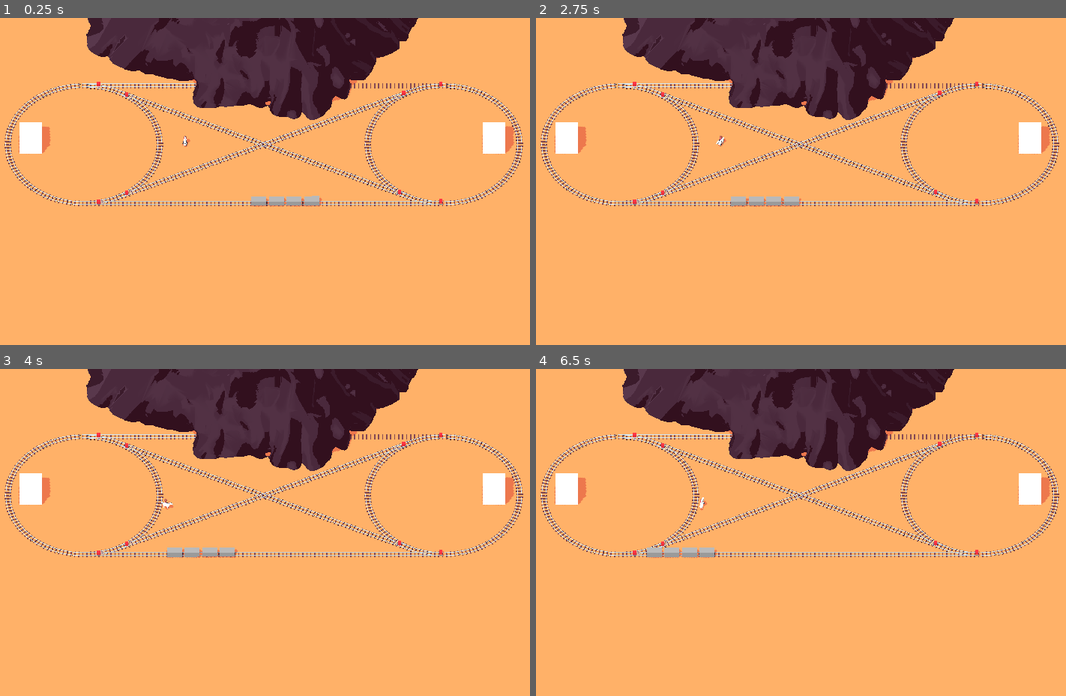
Above: before the commit, frames 1-4 (two rows, left to right).
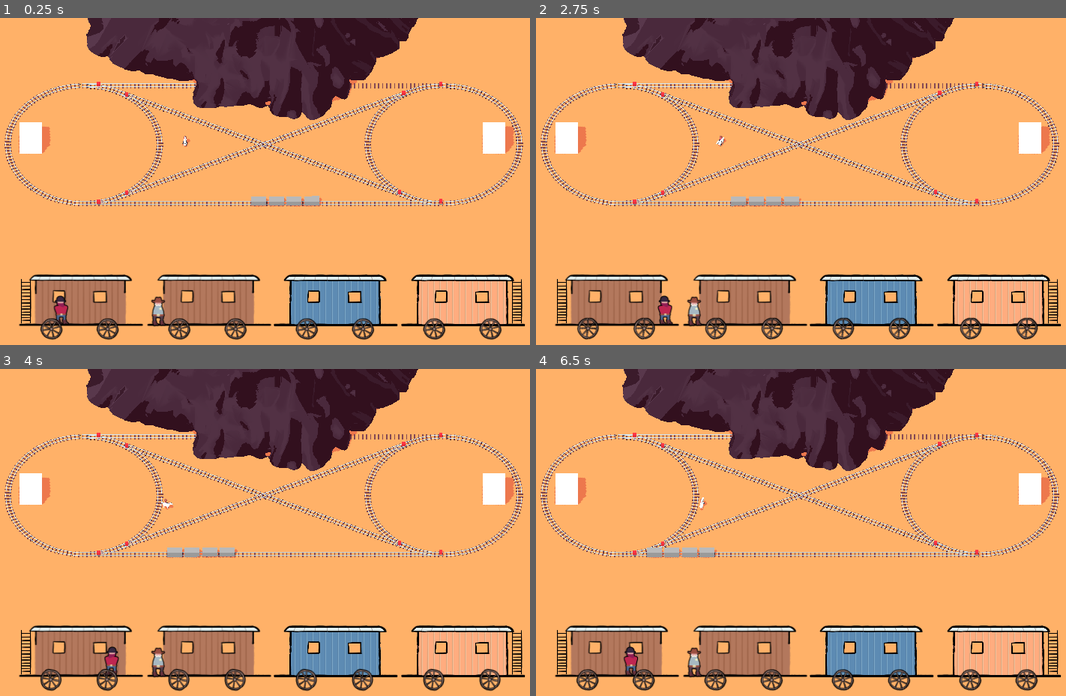
Above: after the commit, the same moments.

Repository: Miltage/train-heist
Game: Godot game, scene res://scenes/main.tscn
The game is run twice, just before and just after one commit, with the same random seed, the same clock (stepped at 60 frames per second) and the same inputs.
Inputs:
- Up to frame 1 (0.25 s): no input
- Up to frame 2 (2.75 s): hold D (steer_right) 0.53-1.28 s; hold S (move_backward, bound only after the commit) 1.28-2.03 s; hold D (steer_right) from 2.03 s (still down)
- Up to frame 3 (4 s): release D (steer_right) at 2.78 s; hold W (move_forward) 2.78-3.53 s; hold A (steer_left) from 3.53 s (still down)
- Up to frame 4 (6.5 s): release A (steer_left) at 5.03 s; hold S (move_backward, bound only after the commit) 5.03-5.78 s; hold D (steer_right) from 5.78 s (still down)

The runs differ from the first frame. In frame 1, 11% of the frame differs, in the area x 3-100%, y 36-99%; in frame 2, 11%; in frame 3, 11%; in frame 4, 11%.

Commit message:
Add 2D train stuff

Diff:
--- a/project.godot
+++ b/project.godot
@@ -19,6 +19,7 @@
 
 window/size/viewport_width=1280
 window/size/viewport_height=720
+window/size/resizable=false
 
 [filesystem]
 
@@ -42,6 +43,12 @@
 "deadzone": 0.2,
 "events": [Object(InputEventKey,"resource_local_to_scene":false,"resource_name":"","device":-1,"window_id":0,"alt_press …(192 unchanged characters)…
 , Object(InputEventKey,"resource_local_to_scene":false,"resource_name":"","device":-1,"window_id":0,"alt_pressed":false …(186 unchanged characters)…
+]
+}
+move_backward={
+"deadzone": 0.2,
+"events": [Object(InputEventKey,"resource_local_to_scene":false,"resource_name":"","device":-1,"window_id":0,"alt_pressed":false,"shift_pressed":false,"ctrl_pressed":false,"meta_pressed":false,"pressed":false,"keycode":0,"physical_keycode":83,"key_label":0,"unicode":115,"location":0,"echo":false,"script":null)
+, Object(InputEventKey,"resource_local_to_scene":false,"resource_name":"","device":-1,"window_id":0,"alt_pressed":false,"shift_pressed":false,"ctrl_pressed":false,"meta_pressed":false,"pressed":false,"keycode":0,"physical_keycode":4194322,"key_label":0,"unicode":0,"location":0,"echo":false,"script":null)
 ]
 }
 
--- /dev/null
+++ b/scenes/bandit.tscn
@@ -0,0 +1,18 @@
+[gd_scene load_steps=4 format=3 uid="uid://irdqu84riblt"]
+
+[ext_resource type="Texture2D" uid="uid://wu6xnn55tuhc" path="res://krita/bandit.png" id="1_gvbh8"]
+[ext_resource type="Script" uid="uid://bb6dt15bay8ml" path="res://scripts/Bandit.gd" id="1_wjvvg"]
+
+[sub_resource type="CapsuleShape2D" id="CapsuleShape2D_gvbh8"]
+radius = 34.0
+height = 144.0
+
+[node name="Bandit" type="CharacterBody2D"]
+script = ExtResource("1_wjvvg")
+
+[node name="Sprite2D" type="Sprite2D" parent="."]
+texture = ExtResource("1_gvbh8")
+
+[node name="CollisionShape2D" type="CollisionShape2D" parent="."]
+position = Vector2(0, 4)
+shape = SubResource("CapsuleShape2D_gvbh8")
--- /dev/null
+++ b/scenes/carriage_2d.tscn
@@ -0,0 +1,35 @@
+[gd_scene load_steps=6 format=3 uid="uid://cl4ugtlkr2pph"]
+
+[ext_resource type="Texture2D" uid="uid://pa6vy4kfrf1m" path="res://krita/carriage.png" id="1_nolpt"]
+[ext_resource type="Script" uid="uid://1so8prxcsae2" path="res://scripts/Carriage2D.gd" id="2_7cqo1"]
+
+[sub_resource type="RectangleShape2D" id="RectangleShape2D_le8ex"]
+size = Vector2(684, 20)
+
+[sub_resource type="RectangleShape2D" id="RectangleShape2D_7cqo1"]
+size = Vector2(530, 20)
+
+[sub_resource type="RectangleShape2D" id="RectangleShape2D_jka0q"]
+size = Vector2(20, 72)
+
+[node name="Carriage" type="Sprite2D"]
+texture = ExtResource("1_nolpt")
+script = ExtResource("2_7cqo1")
+
+[node name="StaticBody2D" type="StaticBody2D" parent="."]
+
+[node name="CollisionShape2D" type="CollisionShape2D" parent="StaticBody2D"]
+position = Vector2(0, 137)
+shape = SubResource("RectangleShape2D_le8ex")
+
+[node name="CollisionShape2D2" type="CollisionShape2D" parent="StaticBody2D"]
+position = Vector2(0, -120)
+shape = SubResource("RectangleShape2D_7cqo1")
+
+[node name="CollisionShape2D3" type="CollisionShape2D" parent="StaticBody2D"]
+position = Vector2(-244, -72)
+shape = SubResource("RectangleShape2D_jka0q")
+
+[node name="CollisionShape2D4" type="CollisionShape2D" parent="StaticBody2D"]
+position = Vector2(233, -72)
+shape = SubResource("RectangleShape2D_jka0q")
--- /dev/null
+++ b/scenes/ladder.tscn
@@ -0,0 +1,19 @@
+[gd_scene load_steps=4 format=3 uid="uid://byet87hxjcpvt"]
+
+[ext_resource type="Script" uid="uid://ro82nsu8osbu" path="res://scripts/Ladder.gd" id="1_xb1tl"]
+[ext_resource type="Texture2D" uid="uid://v0ytiita6am3" path="res://krita/ladder.png" id="1_xxwne"]
+
+[sub_resource type="RectangleShape2D" id="RectangleShape2D_xb1tl"]
+size = Vector2(66, 250)
+
+[node name="Ladder" type="Area2D"]
+script = ExtResource("1_xb1tl")
+
+[node name="Sprite2D" type="Sprite2D" parent="."]
+texture = ExtResource("1_xxwne")
+
+[node name="CollisionShape2D" type="CollisionShape2D" parent="."]
+shape = SubResource("RectangleShape2D_xb1tl")
+
+[connection signal="body_entered" from="." to="." method="_on_body_entered"]
+[connection signal="body_exited" from="." to="." method="_on_body_exited"]
--- a/scenes/main.tscn
+++ b/scenes/main.tscn
@@ -7,6 +7,7 @@
 [ext_resource type="PackedScene" uid="uid://cj662rcnm3kv3" path="res://scenes/train.tscn" id="6_o6xl0"]
 [ext_resource type="PackedScene" uid="uid://o4y1iiqqeyhc" path="res://scenes/track_switch.tscn" id="6_tefeu"]
 [ext_resource type="PackedScene" uid="uid://dpe02uec1ahlq" path="res://scenes/player.tscn" id="7_o6xl0"]
+[ext_resource type="PackedScene" uid="uid://brbwxgxrrsa7n" path="res://scenes/train_2d.tscn" id="8_tipki"]
 
 [sub_resource type="ShaderMaterial" id="ShaderMaterial_jyhfs"]
 render_priority = 0
@@ -21,24 +22,6 @@
 shader_parameter/_rim_size = 1.0
 shader_parameter/_rim_smoothness = 0.01
 
-[sub_resource type="SphereShape3D" id="SphereShape3D_o6xl0"]
-radius = 2.0
-
-[sub_resource type="SphereShape3D" id="SphereShape3D_tipki"]
-radius = 2.27648
-
-[sub_resource type="SphereShape3D" id="SphereShape3D_85g3d"]
-radius = 1.00213
-
-[sub_resource type="SphereShape3D" id="SphereShape3D_choun"]
-radius = 0.640292
-
-[sub_resource type="BoxShape3D" id="BoxShape3D_85g3d"]
-size = Vector3(15.2109, 1, 1)
-
-[sub_resource type="BoxShape3D" id="BoxShape3D_ya4ey"]
-size = Vector3(11.333, 1, 1)
-
 [sub_resource type="ShaderMaterial" id="ShaderMaterial_sugp2"]
 render_priority = 0
 shader = ExtResource("2_sugp2")
@@ -52,6 +35,24 @@
 shader_parameter/_rim_size = 0.41
 shader_parameter/_rim_smoothness = 0.0
 
+[sub_resource type="SphereShape3D" id="SphereShape3D_o6xl0"]
+radius = 2.0
+
+[sub_resource type="SphereShape3D" id="SphereShape3D_tipki"]
+radius = 2.27648
+
+[sub_resource type="SphereShape3D" id="SphereShape3D_85g3d"]
+radius = 1.00213
+
+[sub_resource type="SphereShape3D" id="SphereShape3D_choun"]
+radius = 0.640292
+
+[sub_resource type="BoxShape3D" id="BoxShape3D_85g3d"]
+size = Vector3(15.2109, 1, 1)
+
+[sub_resource type="BoxShape3D" id="BoxShape3D_ya4ey"]
+size = Vector3(11.333, 1, 1)
+
 [sub_resource type="BoxShape3D" id="BoxShape3D_o6xl0"]
 size = Vector3(50, 1, 1)
 
@@ -106,6 +107,9 @@
 [node name="Floor" parent="map" index="6"]
 surface_material_override/0 = SubResource("ShaderMaterial_jyhfs")
 
+[node name="Mountain" parent="map" index="7"]
+surface_material_override/0 = SubResource("ShaderMaterial_sugp2")
+
 [node name="MountainCollision" type="StaticBody3D" parent="map"]
 transform = Transform3D(1, 0, 0, 0, -4.37114e-08, 1, 0, -1, -4.37114e-08, 0, 1.93729, 0.399799)
 
@@ -180,9 +184,6 @@
 [node name="Wall2" type="CollisionShape3D" parent="map/MountainCollision"]
 transform = Transform3D(1, 0, 0, 0, 1, 0, 0, 0, 1, 0.19397, 6.10135, -1.36124)
 shape = SubResource("BoxShape3D_ya4ey")
-
-[node name="Mountain" parent="map" index="8"]
-surface_material_override/0 = SubResource("ShaderMaterial_sugp2")
 
 [node name="Boundaries" type="StaticBody3D" parent="map"]
 
@@ -293,4 +294,7 @@
 [node name="Player" parent="." instance=ExtResource("7_o6xl0")]
 transform = Transform3D(1, 0, 0, 0, 1, 0, 0, 0, 1, -7, 0, -0.130847)
 
+[node name="Train2D" parent="." instance=ExtResource("8_tipki")]
+position = Vector2(77, 515)
+
 [editable path="map"]
--- /dev/null
+++ b/scenes/train_2d.tscn
@@ -0,0 +1,114 @@
+[gd_scene load_steps=12 format=3 uid="uid://brbwxgxrrsa7n"]
+
+[ext_resource type="PackedScene" uid="uid://cl4ugtlkr2pph" path="res://scenes/carriage_2d.tscn" id="1_a8ued"]
+[ext_resource type="Script" uid="uid://bjmx3r3rihifq" path="res://scripts/Train2D.gd" id="1_qe48q"]
+[ext_resource type="Texture2D" uid="uid://dh4flpxjuanh6" path="res://krita/sheriff.png" id="3_823e8"]
+[ext_resource type="PackedScene" uid="uid://irdqu84riblt" path="res://scenes/bandit.tscn" id="3_jwsgh"]
+[ext_resource type="Texture2D" uid="uid://cjtxq5hhngj8g" path="res://krita/front4.png" id="4_kgevx"]
+[ext_resource type="Texture2D" uid="uid://0rvxjh72r8ye" path="res://krita/front2.png" id="6_ac5vk"]
+[ext_resource type="Texture2D" uid="uid://cwyhyb5clg7uv" path="res://krita/front3.png" id="7_jwsgh"]
+[ext_resource type="Texture2D" uid="uid://23cks6cw1hkv" path="res://krita/front1.png" id="8_mnbqa"]
+[ext_resource type="Texture2D" uid="uid://cac3njo8rfe5f" path="res://krita/wheel.png" id="9_jwsgh"]
+[ext_resource type="PackedScene" uid="uid://byet87hxjcpvt" path="res://scenes/ladder.tscn" id="10_mnbqa"]
+
+[sub_resource type="RectangleShape2D" id="RectangleShape2D_jwsgh"]
+size = Vector2(22.5, 462.5)
+
+[node name="Train2D" type="Node2D"]
+texture_filter = 6
+scale = Vector2(0.4, 0.4)
+script = ExtResource("1_qe48q")
+
+[node name="Ladder" parent="." instance=ExtResource("10_mnbqa")]
+position = Vector2(102.5, 222.5)
+scale = Vector2(1, 1)
+
+[node name="Ladder2" parent="." instance=ExtResource("10_mnbqa")]
+position = Vector2(2722.5, 222.5)
+scale = Vector2(1, 1)
+
+[node name="Carriage1" parent="." instance=ExtResource("1_a8ued")]
+position = Vector2(398, 216)
+
+[node name="Carriage2" parent="." instance=ExtResource("1_a8ued")]
+position = Vector2(1082, 216)
+
+[node name="Carriage3" parent="." instance=ExtResource("1_a8ued")]
+position = Vector2(1756, 216)
+
+[node name="Carriage4" parent="." instance=ExtResource("1_a8ued")]
+position = Vector2(2436, 216)
+
+[node name="Bandit" parent="." instance=ExtResource("3_jwsgh")]
+position = Vector2(290, 257.5)
+
+[node name="Sheriff" type="Sprite2D" parent="."]
+position = Vector2(810, 272.5)
+texture = ExtResource("3_823e8")
+
+[node name="Front1" type="Sprite2D" parent="."]
+visible = false
+position = Vector2(397.5, 217.5)
+texture = ExtResource("4_kgevx")
+
+[node name="Front2" type="Sprite2D" parent="."]
+visible = false
+position = Vector2(1082.5, 217.5)
+texture = ExtResource("6_ac5vk")
+
+[node name="Front3" type="Sprite2D" parent="."]
+position = Vector2(1757.5, 217.5)
+texture = ExtResource("7_jwsgh")
+
+[node name="Front4" type="Sprite2D" parent="."]
+position = Vector2(2437.5, 217.5)
+texture = ExtResource("8_mnbqa")
+
+[node name="Wheel1" type="Sprite2D" parent="."]
+position = Vector2(2280, 367.5)
+texture = ExtResource("9_jwsgh")
+
+[node name="Wheel2" type="Sprite2D" parent="."]
+position = Vector2(2580, 367.5)
+texture = ExtResource("9_jwsgh")
+
+[node name="Wheel3" type="Sprite2D" parent="."]
+position = Vector2(1600, 367.5)
+texture = ExtResource("9_jwsgh")
+
+[node name="Wheel4" type="Sprite2D" parent="."]
+position = Vector2(1900, 367.5)
+texture = ExtResource("9_jwsgh")
+
+[node name="Wheel5" type="Sprite2D" parent="."]
+position = Vector2(920, 367.5)
+texture = ExtResource("9_jwsgh")
+
+[node name="Wheel6" type="Sprite2D" parent="."]
+position = Vector2(1220, 367.5)
+texture = ExtResource("9_jwsgh")
+
+[node name="Wheel7" type="Sprite2D" parent="."]
+position = Vector2(237.5, 367.5)
+texture = ExtResource("9_jwsgh")
+
+[node name="Wheel8" type="Sprite2D" parent="."]
+position = Vector2(537.501, 367.5)
+texture = ExtResource("9_jwsgh")
+
+[node name="Boundaries" type="StaticBody2D" parent="."]
+
+[node name="CollisionShape2D" type="CollisionShape2D" parent="Boundaries"]
+position = Vector2(21.25, 131.25)
+scale = Vector2(1, 1)
+shape = SubResource("RectangleShape2D_jwsgh")
+
+[node name="CollisionShape2D2" type="CollisionShape2D" parent="Boundaries"]
+position = Vector2(2808.75, 131.25)
+scale = Vector2(1, 1)
+shape = SubResource("RectangleShape2D_jwsgh")
+
+[node name="CollisionShape2D3" type="CollisionShape2D" parent="Boundaries"]
+position = Vector2(2808.75, 131.25)
+scale = Vector2(1, 1)
+shape = SubResource("RectangleShape2D_jwsgh")
--- /dev/null
+++ b/scripts/Bandit.gd
@@ -0,0 +1,34 @@
+class_name Bandit
+extends CharacterBody2D
+
+var speed:float = 100
+var dir:float = 1
+var overlappingLadder:bool = false
+var onLadder:bool = false
+
+func get_input():
+    var input_dir = Input.get_axis("steer_left", "steer_right")
+    velocity = Vector2(input_dir * speed, velocity.y)
+
+    if (Input.is_action_just_pressed("move_forward")):
+        if (overlappingLadder): onLadder = true
+        else: velocity.y = -200
+
+    if (velocity.x < 0): dir = -1
+    elif (velocity.x > 0): dir = 1
+
+    if (onLadder):
+        if (Input.is_action_pressed("move_forward")):
+            velocity.y = -100
+        elif (Input.is_action_pressed("move_backward")):
+            velocity.y = 100
+        else:
+            velocity.y = 0
+
+func _physics_process(_delta) -> void:
+    if (!overlappingLadder): onLadder = false
+
+    get_input()
+    if (!onLadder): velocity.y += 10
+    move_and_slide()
+    $Sprite2D.flip_h = dir < 0
--- /dev/null
+++ b/scripts/Carriage2D.gd
@@ -0,0 +1 @@
+extends Sprite2D
--- /dev/null
+++ b/scripts/Ladder.gd
@@ -0,0 +1,11 @@
+extends Area2D
+
+
+func _on_body_entered(body:Node2D) -> void:
+	if (body is Bandit):
+		(body as Bandit).overlappingLadder = true
+
+
+func _on_body_exited(body:Node2D) -> void:
+	if (body is Bandit):
+		(body as Bandit).overlappingLadder = false
--- /dev/null
+++ b/scripts/Train2D.gd
@@ -0,0 +1,13 @@
+extends Node2D
+
+var speed:float = 2
+
+func _process(delta: float) -> void:
+    $Wheel1.rotation += delta * speed
+    $Wheel2.rotation += delta * speed
+    $Wheel3.rotation += delta * speed
+    $Wheel4.rotation += delta * speed
+    $Wheel5.rotation += delta * speed
+    $Wheel6.rotation += delta * speed
+    $Wheel7.rotation += delta * speed
+    $Wheel8.rotation += delta * speed
Binary file changed: blender/player.fbx
Binary file added: krita/bandit.png
Not shown, added: krita/bandit.png.import
Binary file added: krita/carriage.png
Not shown, added: krita/carriage.png.import
Binary file added: krita/front1.png
Not shown, added: krita/front1.png.import
Binary file added: krita/front2.png
Not shown, added: krita/front2.png.import
Binary file added: krita/front3.png
Not shown, added: krita/front3.png.import
Binary file added: krita/front4.png
(and 21 more such lines)
